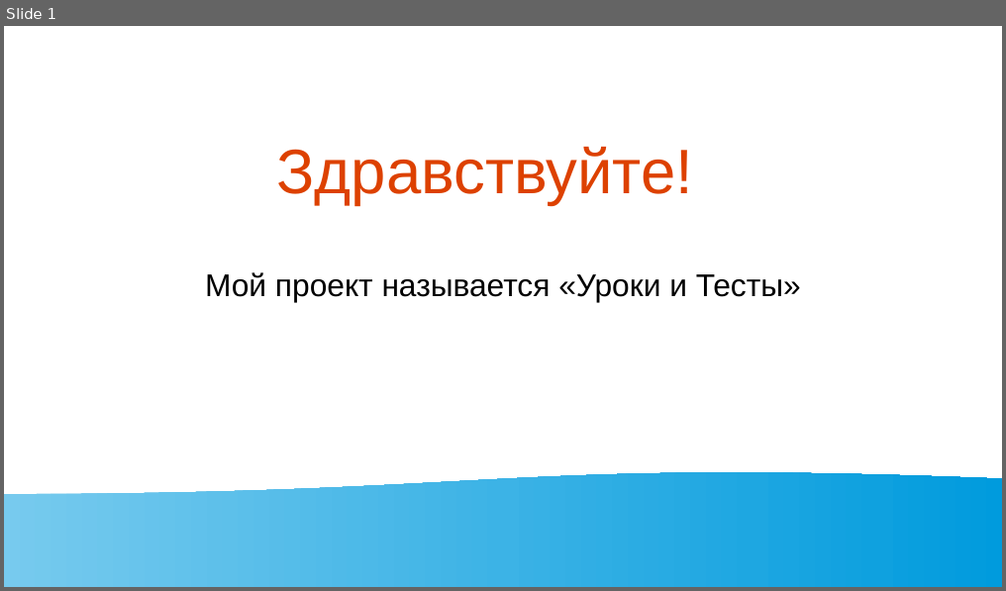
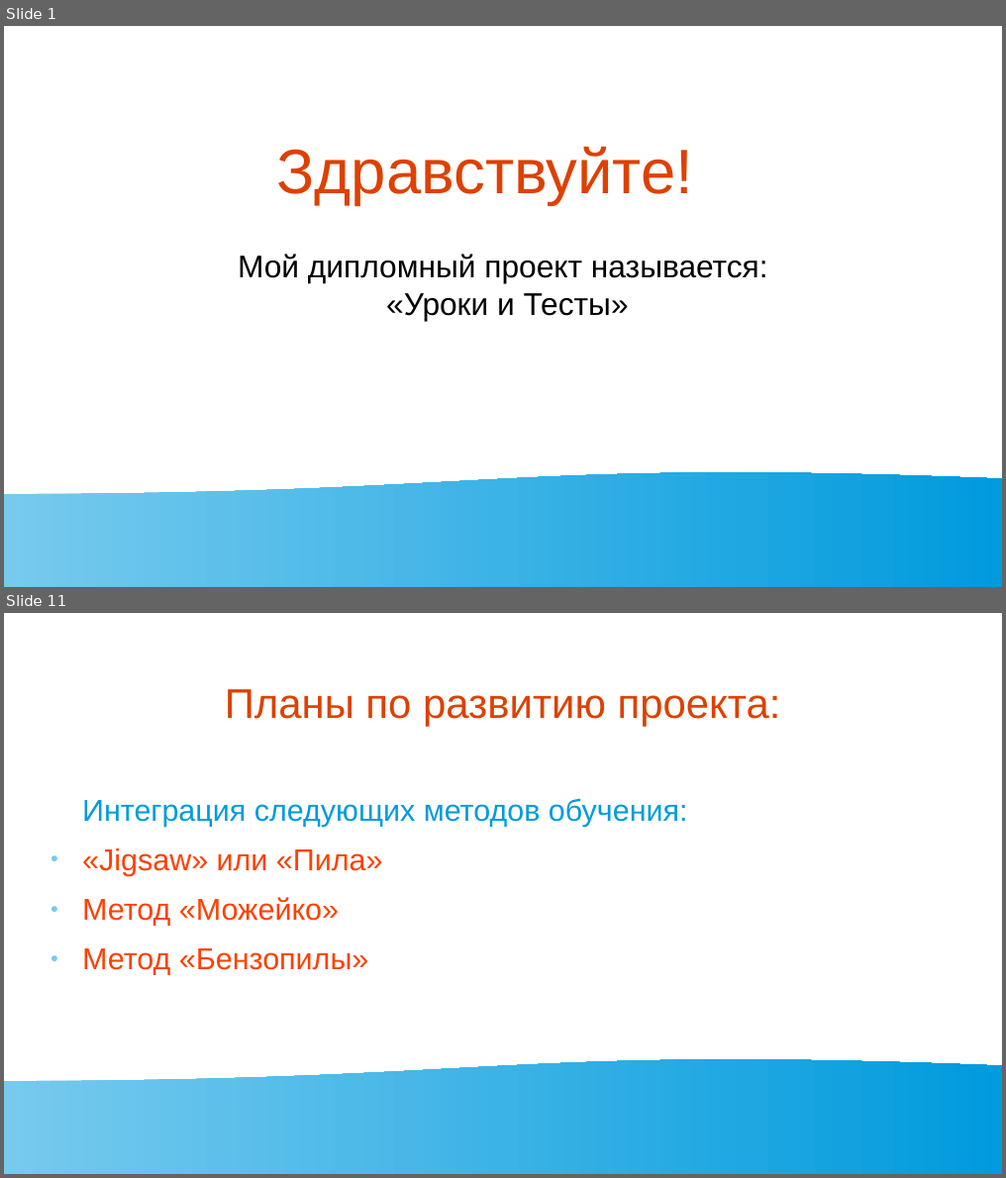
Before and after one commit to Konfermat/diploma-project, a slide deck: презентация/Презентация.odp. Shown one above the other, each under a label of ours: slide 1 before the commit, slides 1 and 11 after it; the slides between them are not shown. The pictures are 1006x591 and 1006x1178 pixels, drawn with LibreOffice and Linux fonts; fonts in the diff are those of the drawing. Boxes give left, top, right and bottom in pixels: in the first picture for what was removed or moved away, otherwise in the second. Text is boxed around its words. In the diff, an @@ line names an element or a change of style, - is before the commit and + after.

```diff
--- a/презентация/Презентация.odp
+++ b/презентация/Презентация.odp
@@ slide 11 added at box(4, 613, 1002, 1174), background #FFFFFF; not listed: 1 template element that a slide beside it also shows @@
@@ title added at box(225, 689, 781, 727), 33 pt, text #DD4100 @@
+Планы по развитию проекта:
@@ text added at box(82, 798, 688, 975), 24 pt, text #FF4000 @@
+Интеграция следующих методов обучения:
+● «Jigsaw» или «Пила»
+● Метод «Можейко»
+● Метод «Бензопилы»
@@ slide 1 changed as well @@
@@ subtitle at box(238, 254, 768, 321): text changed @@
-Мой проект называется «Уроки и Тесты»
+Мой дипломный проект называется:
+«Уроки и Тесты»
```
Also in this commit, not shown: 2 other slides changed, 9 other slides added, 1 slide removed, 6 other files.
